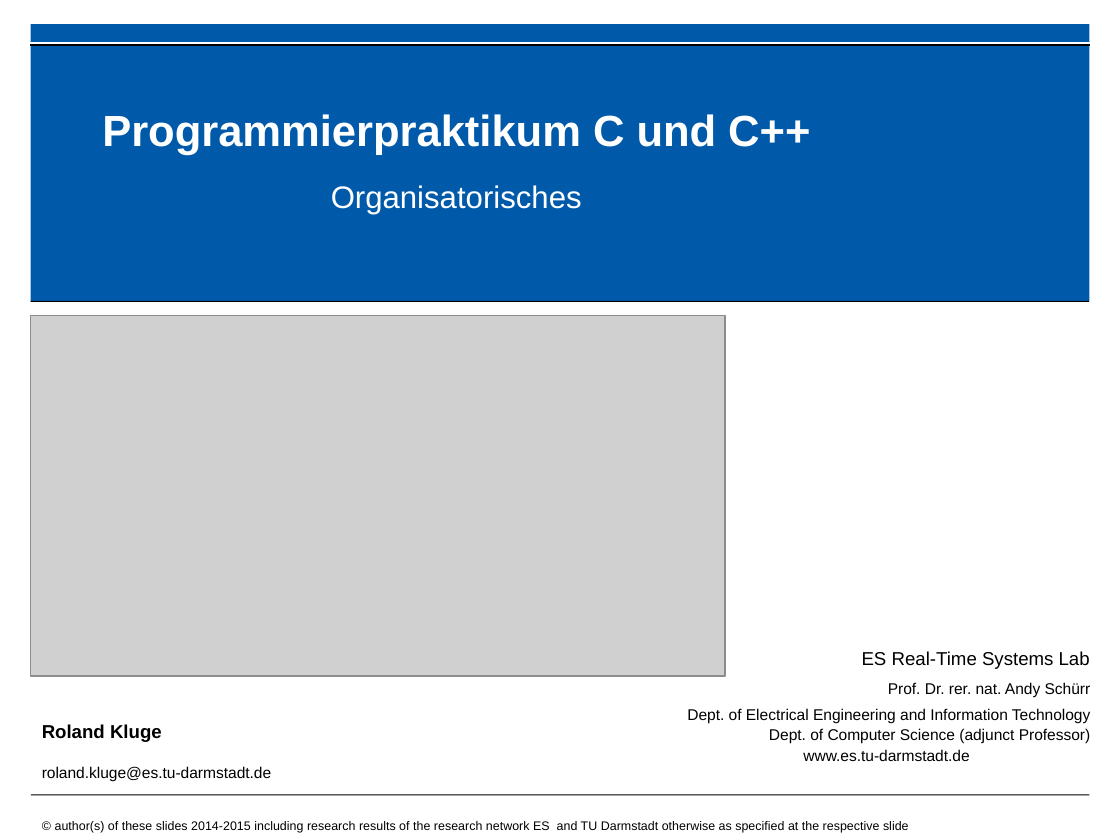
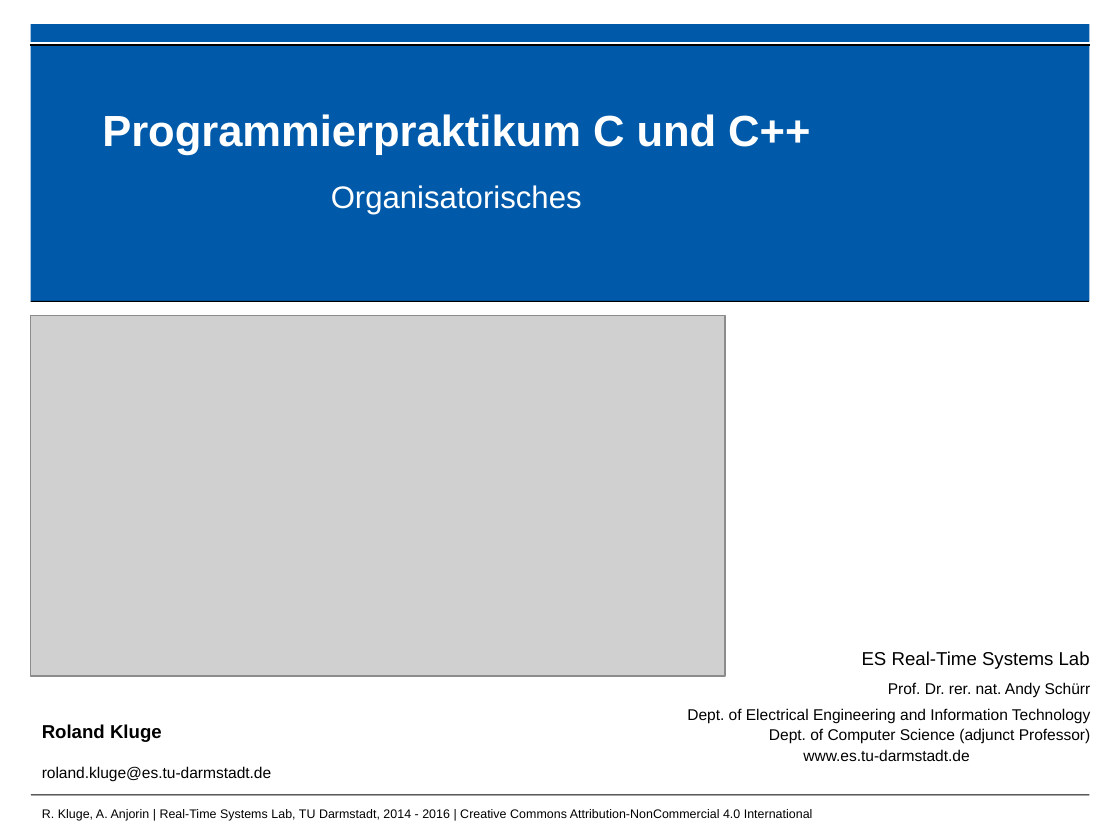
Before and after one commit to h82k/tud-cppp, a slide deck: slide 2 of cppp_lecture.pptx. Drawn at 1120x840 pixels with LibreOffice and Linux fonts; fonts in the diff are those of the drawing; grey boxes stand for pictures; background and template pictures are left out. Boxes give left, top, right and bottom in pixels: in the first picture for what was removed or moved away, otherwise in the second. Text is boxed around its words. In the diff, an @@ line names an element or a change of style, - is before the commit and + after.

```diff
--- a/cppp_lecture.pptx
+++ b/cppp_lecture.pptx
@@ text added at [42,809,813,821], 8 pt, text #000000 @@
+R. Kluge, A. Anjorin | Real-Time Systems Lab, TU Darmstadt, 2014 - 2016 | Creative Commons Attribution-NonCommercial 4.0 International
@@ text removed at [55,821,909,833] @@
-© author(s) of these slides 2014-2015 including research results of the research network ES and TU Darmstadt otherwise as specified at the respective slide
```
Also in this commit, not shown: 9 other slides changed, 2 other files.
